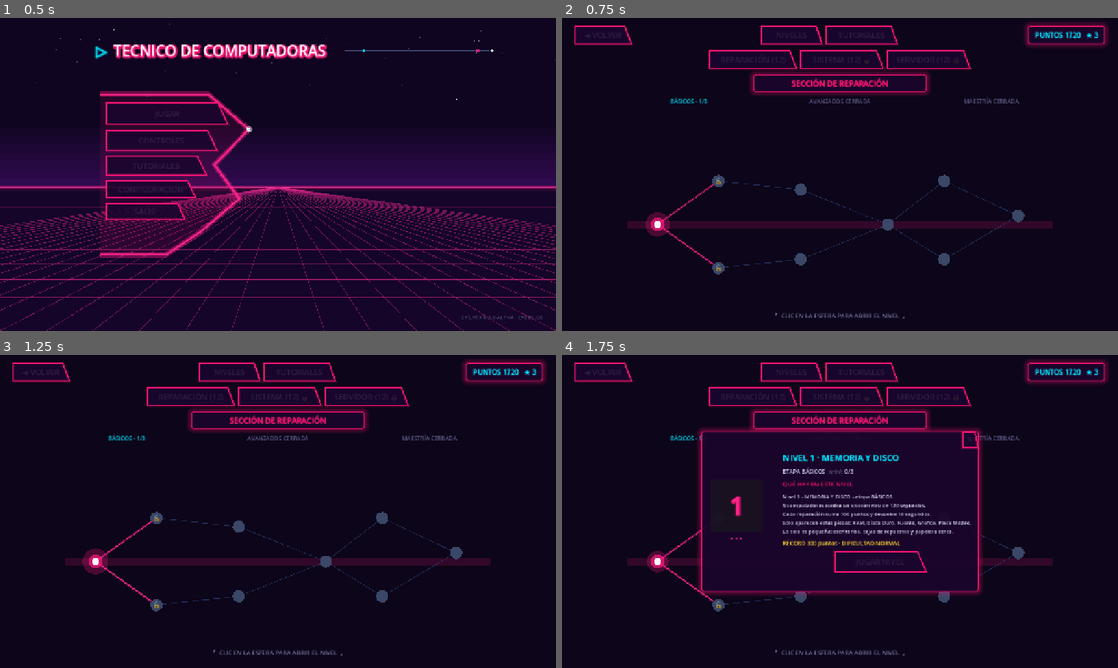
Above: before the commit, frames 1-4 (two rows, left to right).
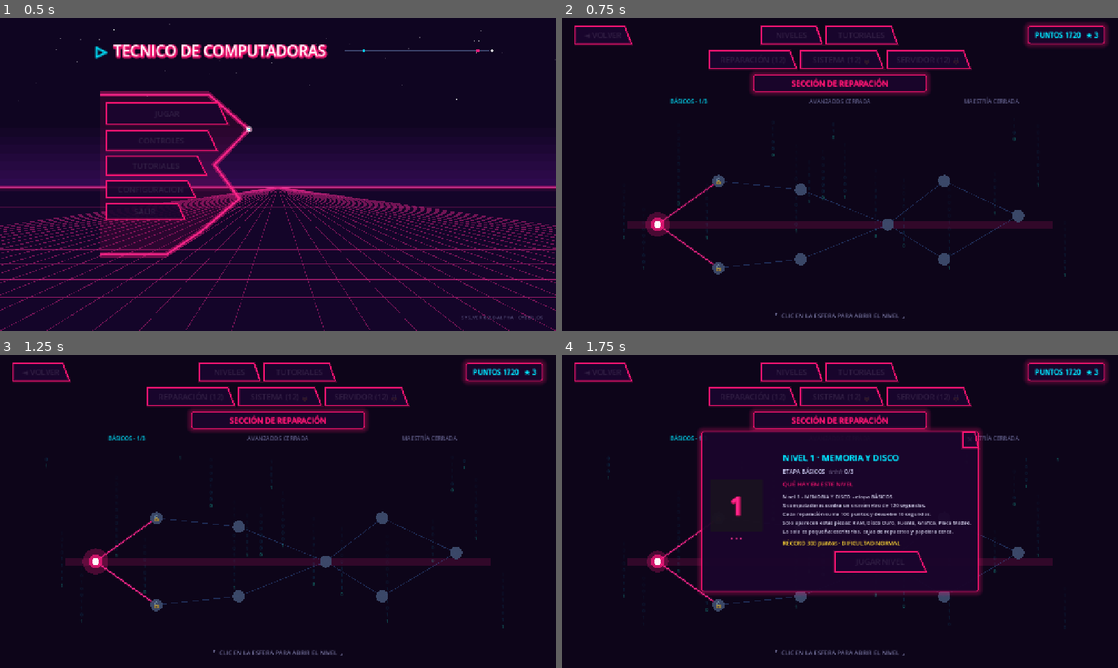
Above: after the commit, the same moments.

Repository: santiago9seijas-bit/computer-technician-3D
Game: Godot game, scene res://scenes/menus/MainMenu.tscn
Two runs of this game, one before a commit and one after it. Both use one fixed random seed, a clock stepped at 60 frames per second and the inputs below.
Inputs:
- Up to frame 1 (0.5 s): no input
- Up to frame 2 (0.75 s): click "TUTORIALES" at 0.5 s
- Up to frame 3 (1.25 s): no input
- Up to frame 4 (1.75 s): click "1" at 1.25 s

Frame 1 is identical in both runs. In frame 2, less than 0.1% of the frame differs, in the area x 11-91%, y 36-83%; in frame 3, less than 0.1%, in the area x 8-91%, y 32-88%; in frame 4, less than 0.1%.

Commit message:
feat: animacion de lluvia de datos binarios en cuadro de constelaciones

Diff:
--- a/scripts/menus/ConstellationGraph.gd
+++ b/scripts/menus/ConstellationGraph.gd
@@ -7,13 +7,96 @@
 
 var anim_offset: float = 0.0
 
+# Sistema de Lluvia Binaria Cyberpunk (Ceros y Unos)
+class BinaryColumn:
+	var x: float = 0.0
+	var y: float = 0.0
+	var speed: float = 70.0
+	var length: int = 10
+	var chars: Array[String] = []
+
+var binary_cols: Array = []
+var initialized_cols: bool = false
+var char_flip_timer: float = 0.0
+
+func _ready() -> void:
+	_init_binary_rain()
+
+func _init_binary_rain() -> void:
+	binary_cols.clear()
+	var rng = RandomNumberGenerator.new()
+	rng.randomize()
+
+	var total_cols = 32
+	var w = size.x if size.x > 100 else 1080.0
+	var col_width = w / float(total_cols)
+
+	for i in range(total_cols):
+		var col = BinaryColumn.new()
+		col.x = i * col_width + rng.randf_range(2.0, col_width - 2.0)
+		col.length = rng.randi_range(6, 14)
+		col.speed = rng.randf_range(40.0, 95.0)
+		col.y = rng.randf_range(-200.0, 350.0)
+
+		for j in range(col.length):
+			col.chars.append("1" if rng.randf() > 0.5 else "0")
+
+		binary_cols.append(col)
+	initialized_cols = true
+
 func _process(delta: float) -> void:
 	anim_offset += delta * 2.0
+
+	if not initialized_cols:
+		_init_binary_rain()
+
+	# Actualizar posición de la lluvia binaria
+	var h = size.y if size.y > 50 else 400.0
+	char_flip_timer += delta
+	var should_flip = false
+	if char_flip_timer > 0.08:
+		should_flip = true
+		char_flip_timer = 0.0
+
+	var rng = RandomNumberGenerator.new()
+	for col in binary_cols:
+		col.y += col.speed * delta
+		var col_total_h = col.length * 15.0
+		if col.y - col_total_h > h:
+			col.y = -rng.randf_range(10.0, 100.0)
+			col.speed = rng.randf_range(40.0, 95.0)
+
+		# Mutación sutil de caracteres aleatorios (efecto data stream)
+		if should_flip and rng.randf() < 0.2:
+			var rand_idx = rng.randi_range(0, col.length - 1)
+			col.chars[rand_idx] = "1" if col.chars[rand_idx] == "0" else "0"
+
 	queue_redraw()
 
 func _draw() -> void:
 	var w = size.x
 	var h = size.y
+	var font = ThemeDB.fallback_font
+
+	# 1. DIBUJAR LLUVIA BINARIA DE FONDO (Sutil y estilizada)
+	for col in binary_cols:
+		for i in range(col.length):
+			var char_y = col.y - i * 15.0
+			if char_y >= 0 and char_y <= h:
+				var t = float(i) / float(col.length)
+				var alpha: float
+				var col_color: Color
+
+				if i == 0:
+					# Cabeza del stream binario (más brillante)
+					alpha = 0.38
+					col_color = Color(0.1, 1.0, 0.85, alpha)
+				else:
+					# Cola del stream binario con degradado hacia el fondo
+					alpha = lerp(0.22, 0.03, t)
+					col_color = Color(0.0, 0.7, 0.9, alpha)
+
+				draw_string(font, Vector2(col.x, char_y), col.chars[i], HORIZONTAL_ALIGNMENT_CENTER, -1, 11, col_color)
 
 	# Coordenadas relativas de los nodos (escala normalizada con el área)
 	var nodes: Array[Vector2] = [
@@ -28,12 +111,12 @@
 		Vector2(950, 220)  # Nodo 9
 	]
 
-	# Banda de trayectoria horizontal que cruza el mapa (como en captura 6.26.48)
+	# 2. Banda de trayectoria horizontal que cruza el mapa
 	var track_y = 240.0
 	draw_line(Vector2(50, track_y), Vector2(w - 50, track_y), Color(1.0, 0.1, 0.5, 0.15), 18.0)
 	draw_line(Vector2(50, track_y), Vector2(w - 50, track_y), trajectory_line_color, 2.0)
 
-	# Conexiones fijas entre nodos
+	# 3. Conexiones fijas entre nodos
 	var connections: Array[Vector2i] = [
 		Vector2i(0, 1), Vector2i(0, 2),
 		Vector2i(1, 3), Vector2i(2, 4),
@@ -55,14 +138,14 @@
 		else:
 			draw_line(p1, p2, line_color, 1.5)
 
-	# Halo pulsante en el Nodo 1 (activo)
+	# 4. Halo pulsante en el Nodo 1 (activo)
 	var n1_pos = nodes[0]
 	var ring_r = 26.0 + sin(anim_offset * 1.5) * 4.0
 	draw_circle(n1_pos, ring_r, Color(1.0, 0.1, 0.5, 0.25))
 	draw_circle(n1_pos, 16.0, Color(1.0, 0.1, 0.5, 0.7))
 	draw_circle(n1_pos, 8.0, Color(1.0, 1.0, 1.0, 0.95))
 
-	# Dibujar círculos cerrados en los otros nodos
+	# 5. Círculos cerrados en los otros nodos
 	for i in range(1, nodes.size()):
 		var np = nodes[i]
 		draw_circle(np, 14.0, Color(0.12, 0.14, 0.22, 0.9))
